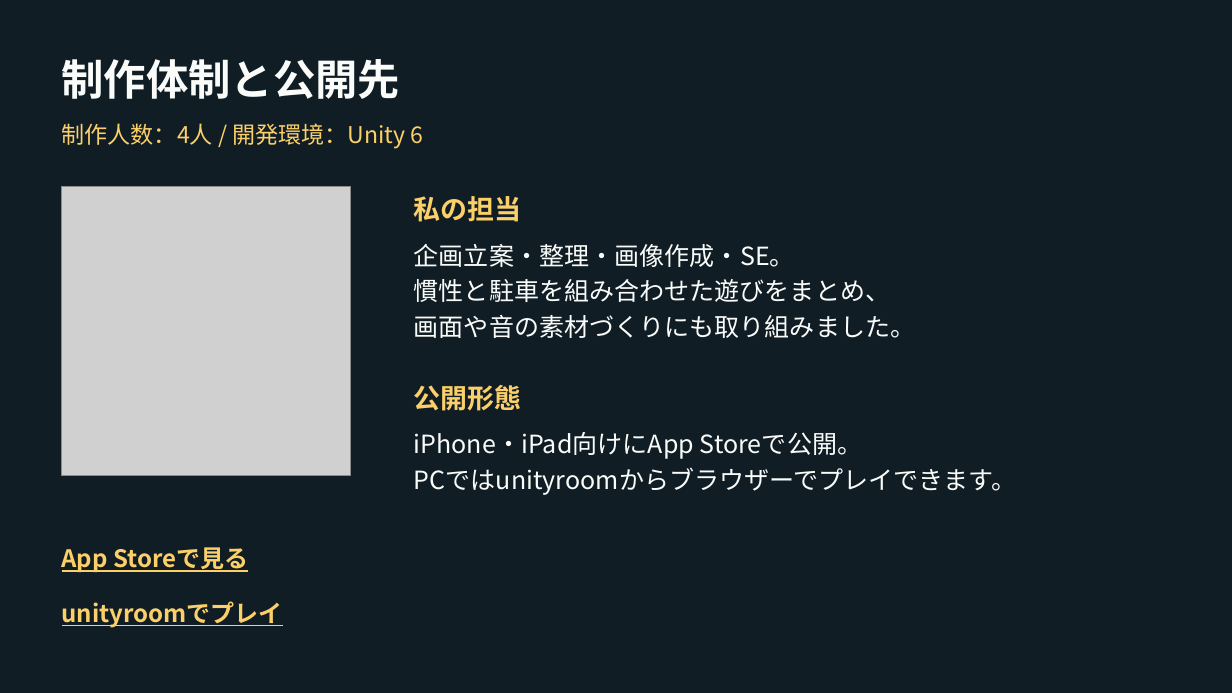
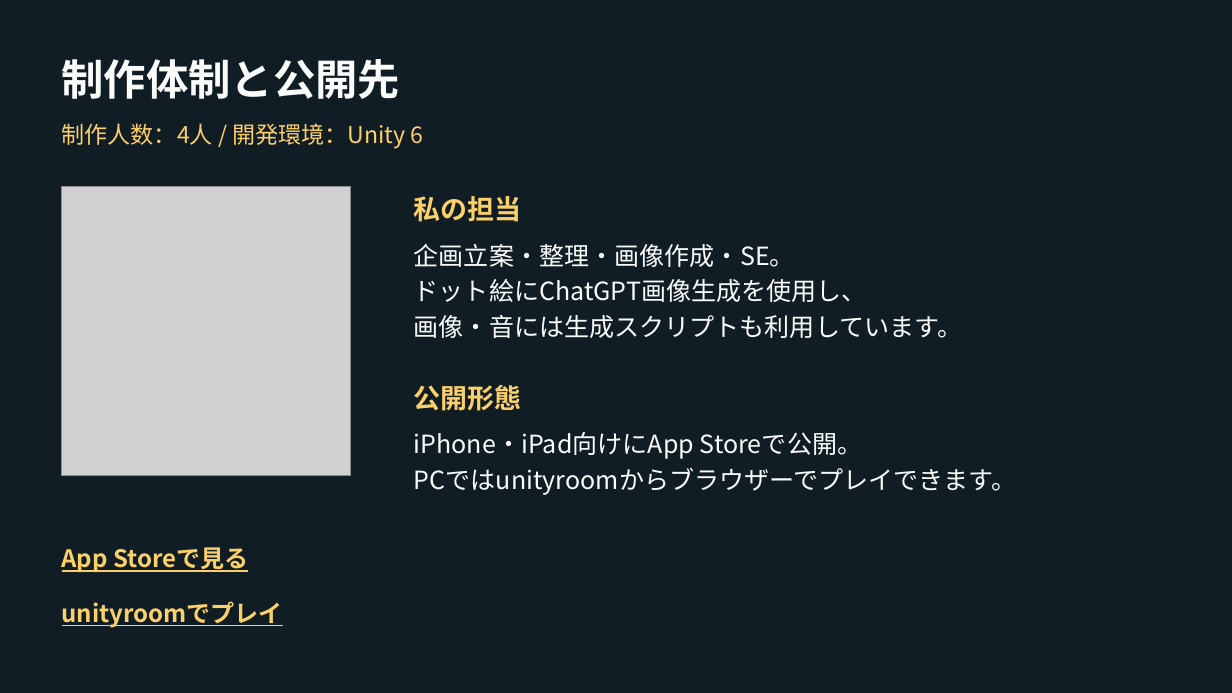
Before and after one commit to kuon-haruto/portfolio, a slide deck: slide 6 of documents/proposals/sliding-space-parking_proposal.pptx. Drawn at 1232x693 pixels with LibreOffice and Linux fonts; fonts in the diff are those of the drawing; grey boxes stand for pictures. Boxes give left, top, right and bottom in pixels: in the first picture for what was removed or moved away, otherwise in the second. Text is boxed around its words. In the diff, an @@ line names an element or a change of style, - is before the commit and + after.

```diff
--- a/documents/proposals/sliding-space-parking_proposal.pptx
+++ b/documents/proposals/sliding-space-parking_proposal.pptx
@@ text at box(414, 279, 962, 338): text changed @@
-慣性と駐車を組み合わせた遊びをまとめ、
-画面や音の素材づくりにも取り組みました。
+ドット絵にChatGPT画像生成を使用し、
+画像・音には生成スクリプトも利用しています。
```
Also in this commit, not shown: 43 other files.
